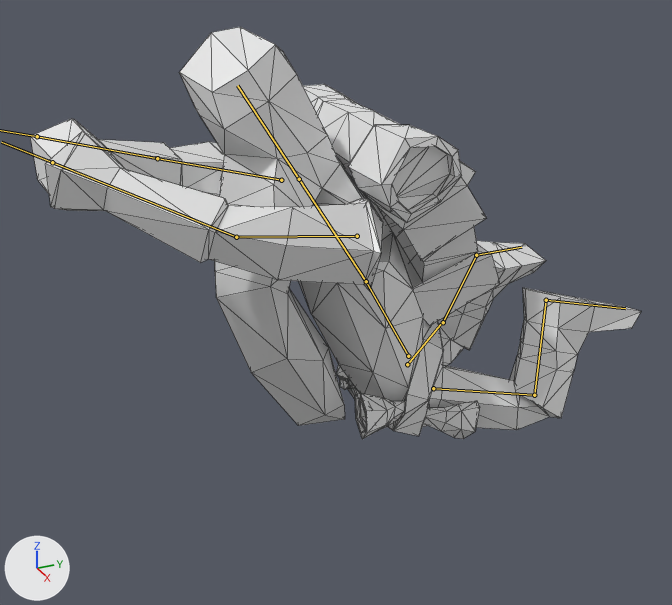
The Blender file Animations/MageStaff-SecondaryAttack.blend as it was, and as the next commit left it.
Rendered twice from a 50 mm camera at (10.63, -5.92, 16.86) aimed at (-0.23, -1.03, 11.42). The lights are fixed; the arrows at lower left show +X, +Y and +Z. Both versions are drawn at frame 5 of the action 'Armature.000Action.001'; the numbers are the values there. The bones that bend it are drawn over the model as lines. Mesh edges are drawn as thin lines.
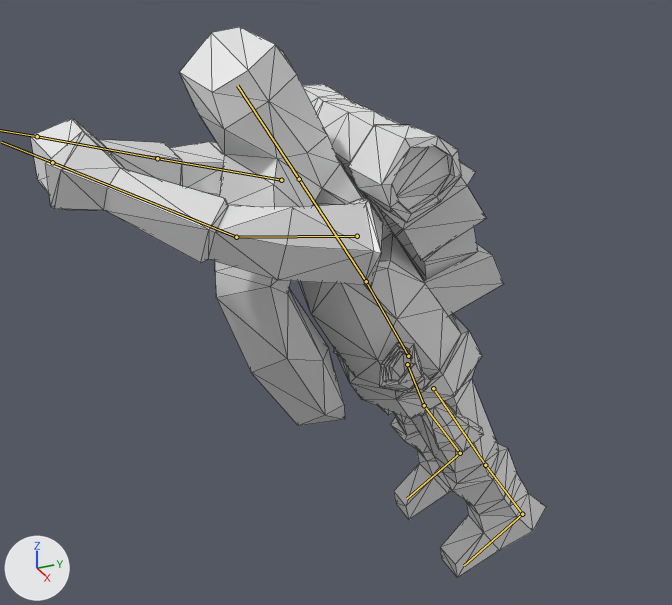
The change in detail:
Bone 'Leg.R' (bone_leg_r) turns from (-59, -15, -1) to (0, 0, 0) degrees about its own x, y and z.
Bone 'Calf.R' (bone_calf_r) turns from (80, 0, 0) to (0, 0, 0) degrees about its own x, y and z.
Bone 'Leg.L' (bone_leg_l) turns from (-32, 0, -50) to (0, 0, 0) degrees about its own x, y and z.
Bone 'Calf.L' (bone_calf_l) turns from (80, 0, 0) to (0, 0, 0) degrees about its own x, y and z.

Changed parts and their boxes [x1, y1, x2, y2] in the pictures (672 x 605 px):
'Cube.002', posed (16% narrower, 34% taller): before [30, 27, 641, 439]; after [30, 27, 546, 578]
bone 'Leg.R', root to tip: before (407, 364) to (442, 322); after (407, 364) to (424, 405)
bone 'Calf.R', root to tip: before (443, 322) to (476, 255); after (424, 405) to (460, 453)
bone 'Leg.L', root to tip: before (433, 388) to (534, 395); after (433, 388) to (485, 465)
bone 'Calf.L', root to tip: before (534, 395) to (546, 300); after (485, 465) to (522, 514)
